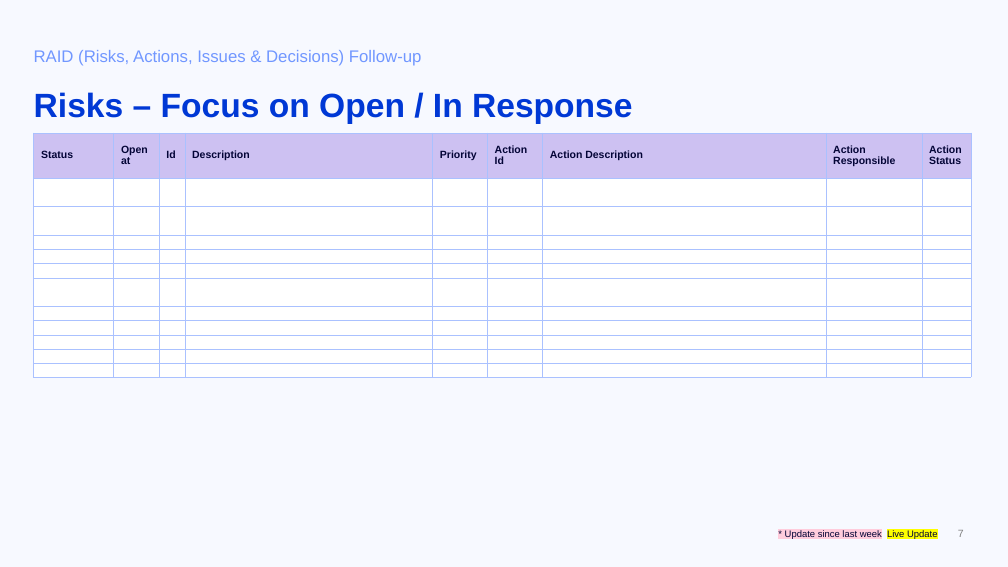
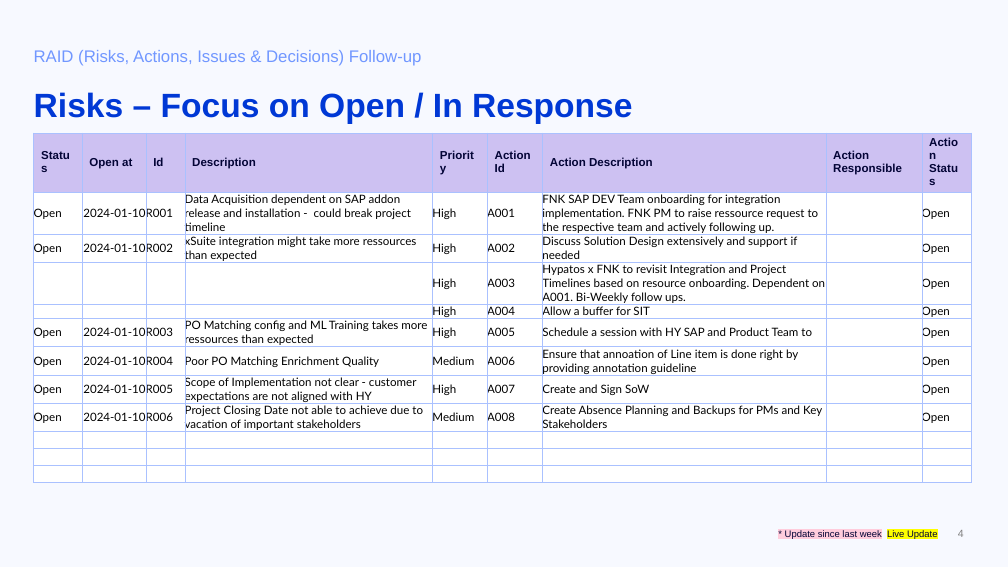
Before and after one commit to stephanHypatos/JIRAAUTOMATER, a slide deck: slide 4 of templates/template.pptx (slide 7 before the commit). Drawn at 1008x567 pixels with LibreOffice and Linux fonts; fonts in the diff are those of the drawing; background and template pictures are left out. Boxes give left, top, right and bottom in pixels: in the first picture for what was removed or moved away, otherwise in the second. Text is boxed around its words. In the diff, an @@ line names an element or a change of style, - is before the commit and + after.

Commit message:
updated template for weekly reports

```diff
--- a/templates/template.pptx
+++ b/templates/template.pptx
@@ table at bbox=[33, 133, 972, 470] @@
+row 2: Open | 2024-01-10 | R001 | Data Acquisition dependent on SAP addon release and installation - could break project timeline | High | A001 | FNK SAP DEV Team onboarding for integration implementation. FNK PM to raise ressource request to the respective team and actively following up. |  | Open
+row 3: Open | 2024-01-10 | R002 | xSuite integration might take more ressources than expected | High | A002 | Discuss Solution Design extensively and support if needed |  | Open
+row 4:  |  |  |  | High | A003 | Hypatos x FNK to revisit Integration and Project Timelines based on resource onboarding. Dependent on A001. Bi-Weekly follow ups. |  | Open
+row 5:  |  |  |  | High | A004 | Allow a buffer for SIT |  | Open
+row 6: Open | 2024-01-10 | R003 | PO Matching config and ML Training takes more ressources than expected | High | A005 | Schedule a session with HY SAP and Product Team to |  | Open
+row 7: Open | 2024-01-10 | R004 | Poor PO Matching Enrichment Quality | Medium | A006 | Ensure that annoation of Line item is done right by providing annotation guideline |  | Open
+row 8: Open | 2024-01-10 | R005 | Scope of Implementation not clear - customer expectations are not aligned with HY | High | A007 | Create and Sign SoW |  | Open
+row 9: Open | 2024-01-10 | R006 | Project Closing Date not able to achieve due to vacation of important stakeholders | Medium | A008 | Create Absence Planning and Backups for PMs and Key Stakeholders |  | Open
-row 5:  |  |  |  |  |  |  |  | 
-row 6:  |  |  |  |  |  |  |  | 
-row 7:  |  |  |  |  |  |  |  | 
-row 8:  |  |  |  |  |  |  |  | 
-row 9:  |  |  |  |  |  |  |  | 
-row 10:  |  |  |  |  |  |  |  | 
-row 11:  |  |  |  |  |  |  |  | 
-row 12:  |  |  |  |  |  |  |  | 
@@ size 10 to 11 pt in "Status", "Open at", "Id", "Description" and 5 more places @@
@@ page number at bbox=[958, 530, 964, 537]: text changed @@
-7
+4
```
Also in this commit, not shown: 5 other slides changed, 1 slide added, 4 slides removed.
